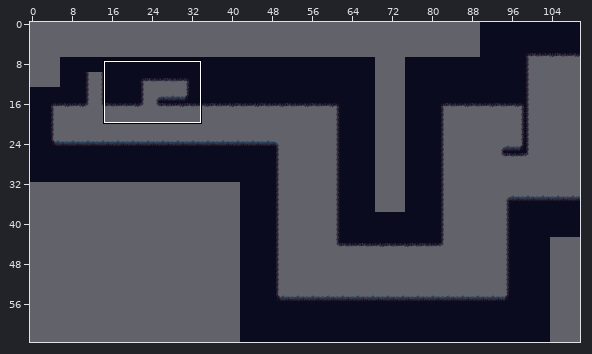
A Tiled map gets an edit: PR2/Ott - An Elemental Journey/resources/levels/WaterBossMap.tmx. The first picture is a wide view before the edit; the outline marks the close-up.
Close-up. Earlier state:
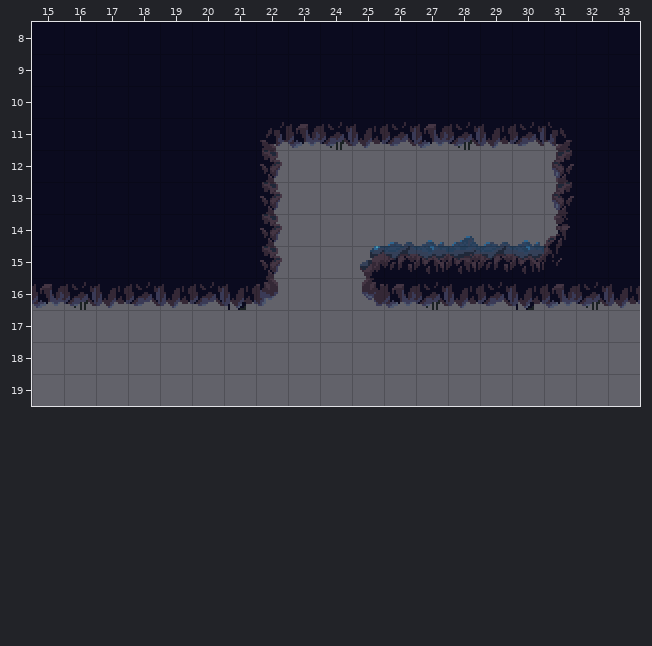
Cells are 32x32 px. Shown: x 15..33, y 8..19. The commit also changed other parts of the map, which this record leaves out.
Now the later version:
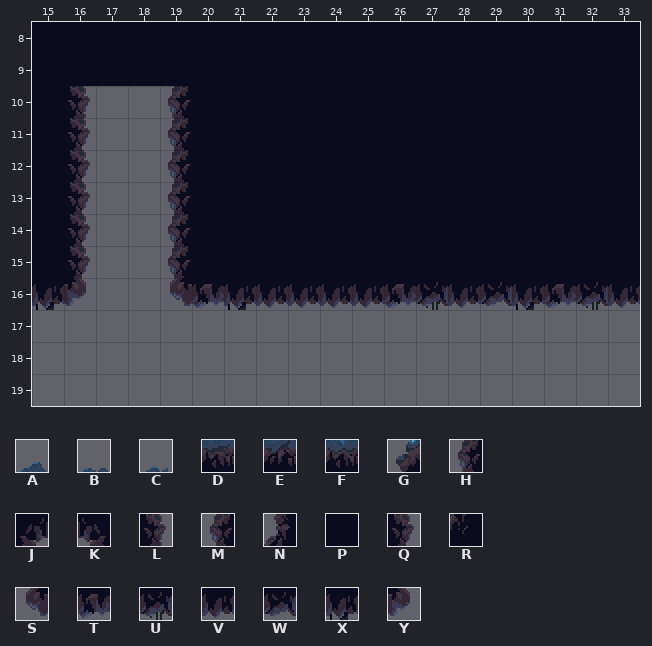
Key: from "Tiles_Agua_Bosque": A 6, B 7, C 8, D 26, E 27, F 28, G 44, H 64, J 66, K 68, L 70, M 84, N 88, P 89, Q 90, R 108, S 124, T 125, U 126, V 127, W 128, X 129, Y 130.
_ is an empty cell, . an unchanged one.
What changed:
--- layer "Capa de patrones 1"
@@ x 15..31 @@
-10 .PPPP............
-11 .PPPP..JTUVWTUVWK
-12 .PPPP..Q________H
-13 .PPPP..Q________M
-14 .PPPP..Q___BCABCN
-15 .PPPP..Q__GEFDEFR
-16 TUVWVW.Y__S......
+10 .L__H............
+11 .Q__M..PPPPPPPPPP
+12 .Q__M..PPPPPPPPPP
+13 .Q__M..PPPPPPPPPP
+14 .Q__M..PPPPPPPPPP
+15 .Q__M..PPPPPPPPPP
+16 XY__ST.VVVV......
Pixel boxes of the changes (left, top, right, bottom) in both close-ups:
changed: (32, 86, 224, 310)
changed: (256, 122, 574, 308)
